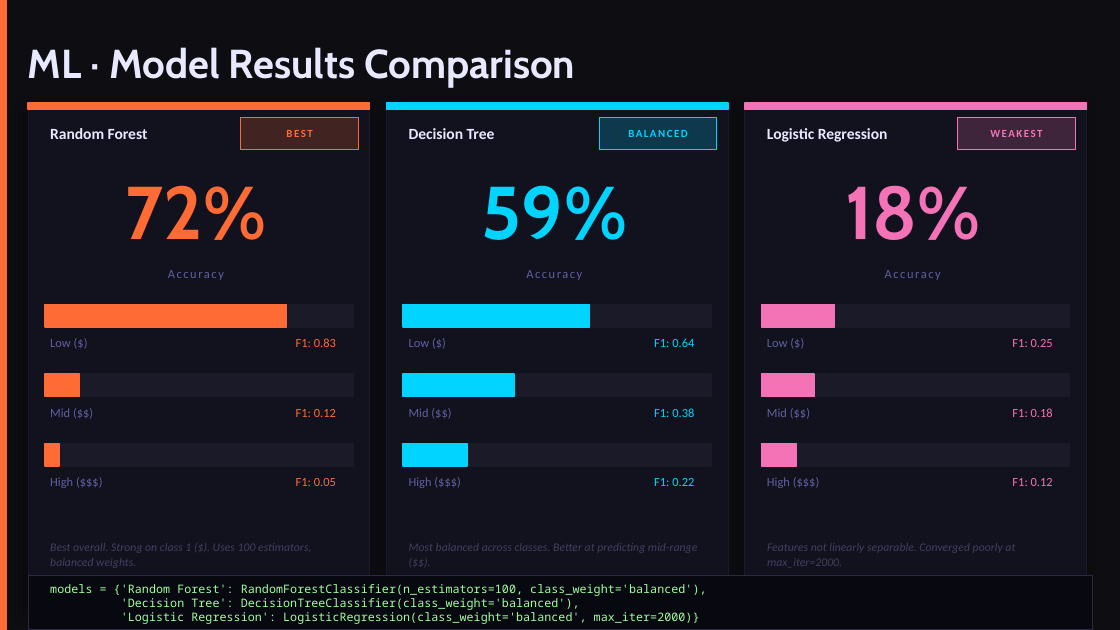
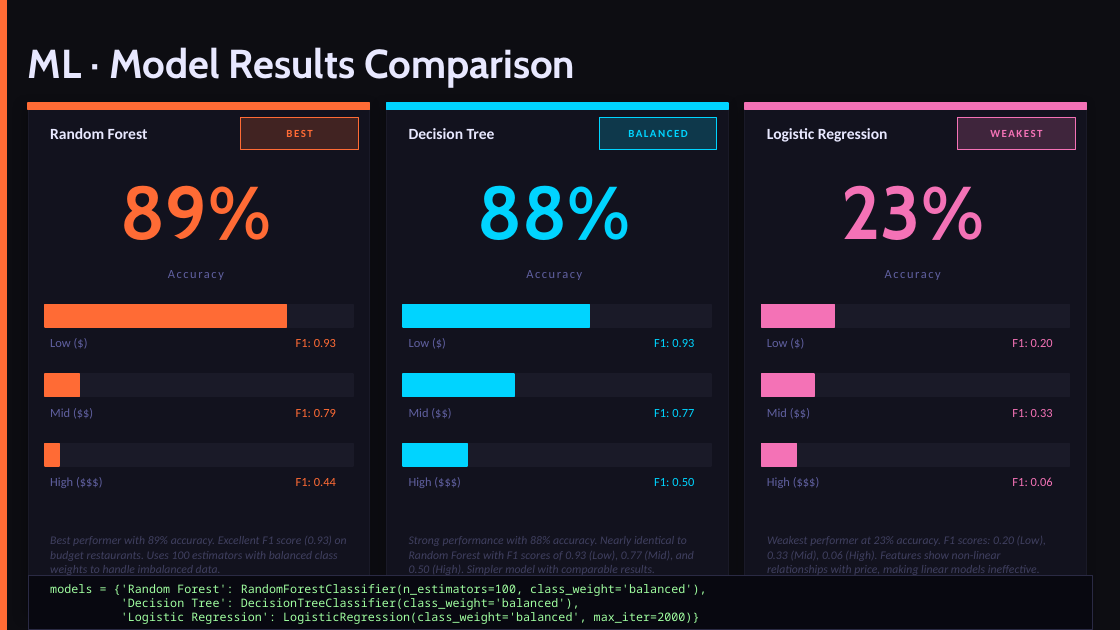
Before and after one commit to AbdulrahmanB-25/EDA_Project, a slide deck: slide 21 of presentation.pptx (slide 15 before the commit). Drawn at 1120x630 pixels with LibreOffice and Linux fonts; fonts in the diff are those of the drawing. Boxes give left, top, right and bottom in pixels: in the first picture for what was removed or moved away, otherwise in the second. Text is boxed around its words. In the diff, an @@ line names an element or a change of style, - is before the commit and + after.

```diff
--- a/presentation.pptx
+++ b/presentation.pptx
@@ text at (x1=121, y1=185, x2=271, y2=240): text changed @@
-72%
+89%
@@ text at (x1=478, y1=185, x2=631, y2=240): text changed @@
-59%
+88%
@@ text at (x1=841, y1=185, x2=984, y2=240): text changed @@
-18%
+23%
@@ text at (x1=296, y1=339, x2=336, y2=347): text changed @@
-F1: 0.83
+F1: 0.93
@@ text at (x1=654, y1=339, x2=694, y2=347): text changed @@
-F1: 0.64
+F1: 0.93
@@ text at (x1=1012, y1=339, x2=1053, y2=347): text changed @@
-F1: 0.25
+F1: 0.20
@@ text at (x1=296, y1=409, x2=336, y2=417): text changed @@
-F1: 0.12
+F1: 0.79
@@ text at (x1=654, y1=409, x2=694, y2=417): text changed @@
-F1: 0.38
+F1: 0.77
@@ text at (x1=1012, y1=409, x2=1053, y2=417): text changed @@
-F1: 0.18
+F1: 0.33
@@ text at (x1=296, y1=478, x2=336, y2=486): text changed @@
-F1: 0.05
+F1: 0.44
@@ text at (x1=654, y1=478, x2=694, y2=486): text changed @@
-F1: 0.22
+F1: 0.50
@@ text at (x1=1012, y1=477, x2=1053, y2=486): text changed @@
-F1: 0.12
+F1: 0.06
@@ text at (x1=50, y1=536, x2=347, y2=575): text changed @@
-Best overall. Strong on class 1 ($). Uses 100 estimators, balanced weights.
+Best performer with 89% accuracy. Excellent F1 score (0.93) on budget restaurants. Uses 100 estimators with balanced class weights to handle imbalanced data.
@@ text at (x1=409, y1=536, x2=694, y2=575): text changed @@
-Most balanced across classes. Better at predicting mid-range ($$).
+Strong performance with 88% accuracy. Nearly identical to Random Forest with F1 scores of 0.93 (Low), 0.77 (Mid), and 0.50 (High). Simpler model with comparable results.
@@ text at (x1=767, y1=536, x2=1046, y2=575): text changed @@
-Features not linearly separable. Converged poorly at max_iter=2000.
+Weakest performer at 23% accuracy. F1 scores: 0.20 (Low), 0.33 (Mid), 0.06 (High). Features show non-linear relationships with price, making linear models ineffective.
```
Also in this commit, not shown: 16 other slides changed, 7 slides added, 1 slide removed.
